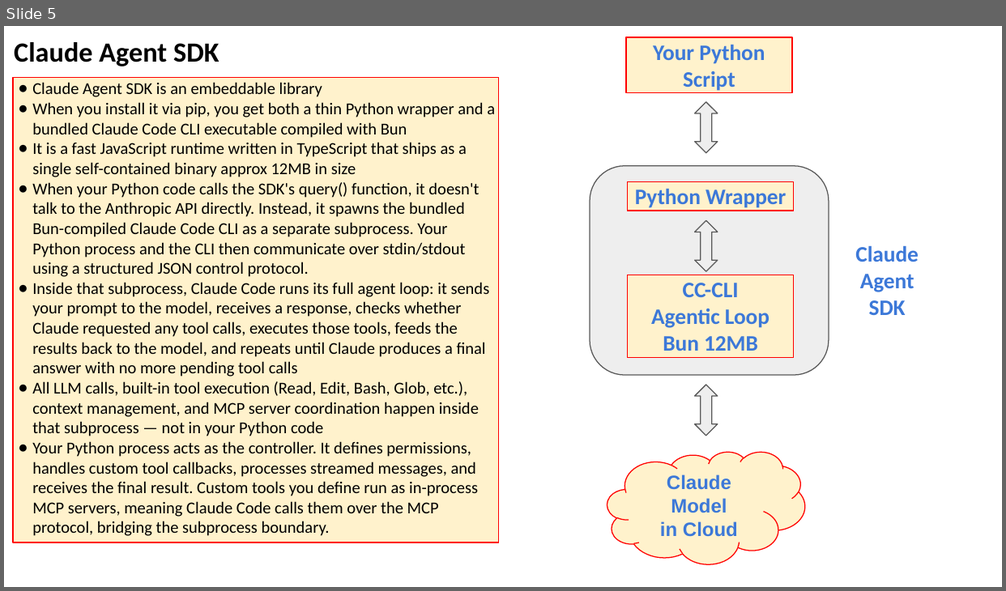
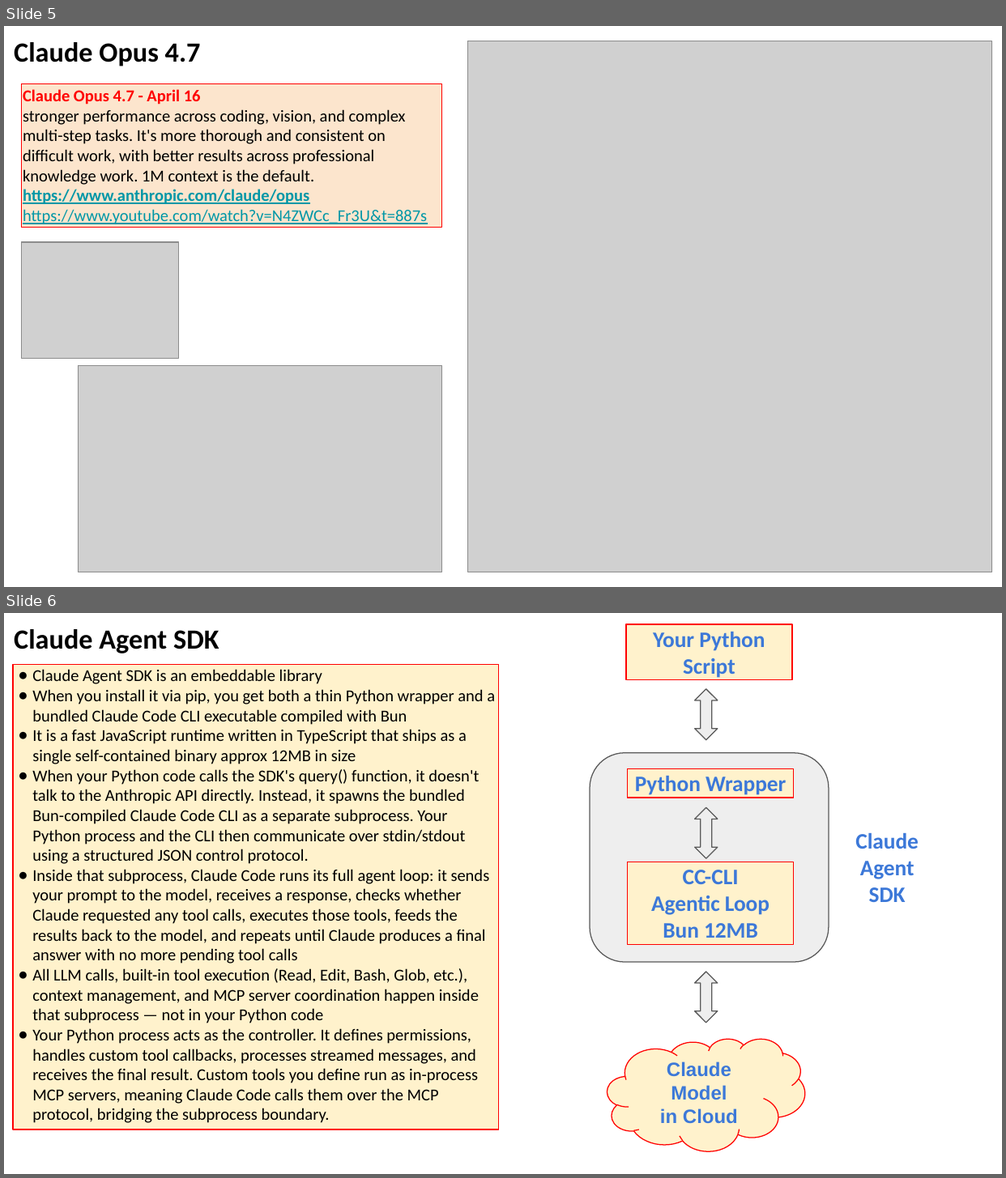
Before and after one commit to lselector/seminar, a slide deck: 2026/2026-04-17-AI-Updates.pptx. Shown one above the other, each under a label of ours: slide 5 before the commit, slides 5 and 6 after it. The pictures are 1006x591 and 1006x1178 pixels, drawn with LibreOffice and Linux fonts; fonts in the diff are those of the drawing; grey boxes stand for pictures. Boxes give left, top, right and bottom in pixels: in the first picture for what was removed or moved away, otherwise in the second. Text is boxed around its words. In the diff, an @@ line names an element or a change of style, - is before the commit and + after.

```diff
--- a/2026/2026-04-17-AI-Updates.pptx
+++ b/2026/2026-04-17-AI-Updates.pptx
@@ slide 5 added at [4,26,1002,587], background #FFFFFF @@
@@ text added at [14,42,201,66], 20 pt, text #000000, bold @@
+Claude Opus 4.7
@@ picture added at [468,41,992,573] @@
@@ rectangle added at [22,84,442,227], fill #FCE5CD, outline #FF0000 0.75 pt, 12 pt, text #000000 @@
+Claude Opus 4.7 - April 16
+stronger performance across coding, vision, and complex multi-step tasks. It's more thorough and consistent on difficult work, with better results across professional knowledge work. 1M context is the default.
+https://www.anthropic.com/claude/opus
+https://www.youtube.com/watch?v=N4ZWCc_Fr3U&t=887s
@@ picture added at [22,242,179,359] @@
@@ picture added at [78,366,442,573] @@
@@ what was slide 5 is now slide 6 @@
```
Also in this commit, not shown: 10 slides changed, 3 other slides added, 1 slide removed.
